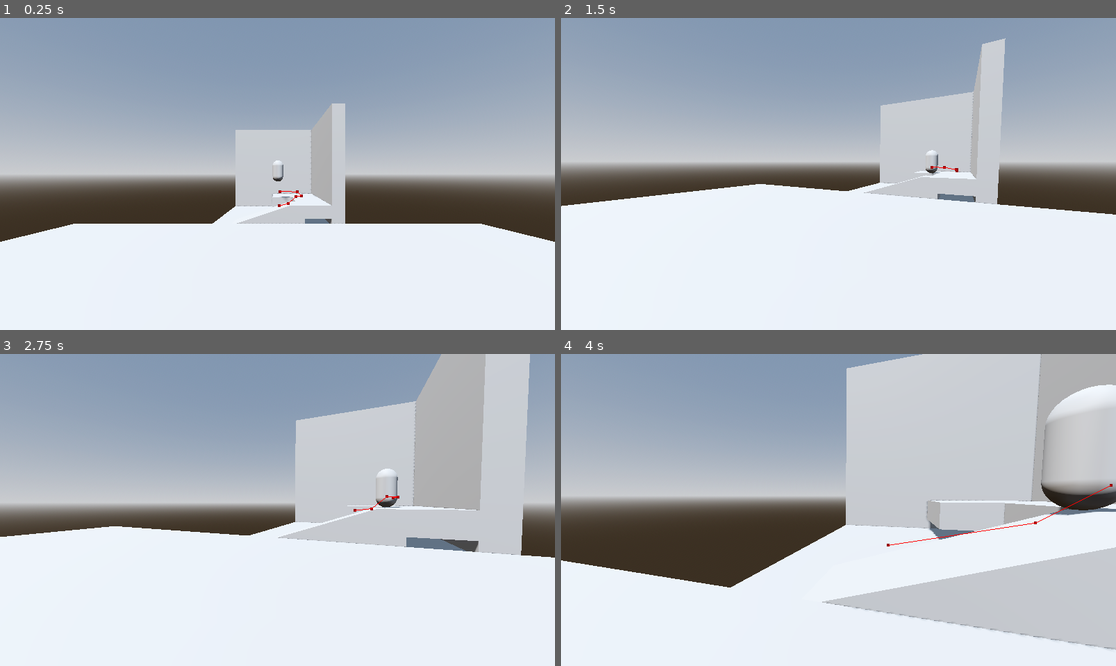
Above: before the commit, frames 1-4 (two rows, left to right).
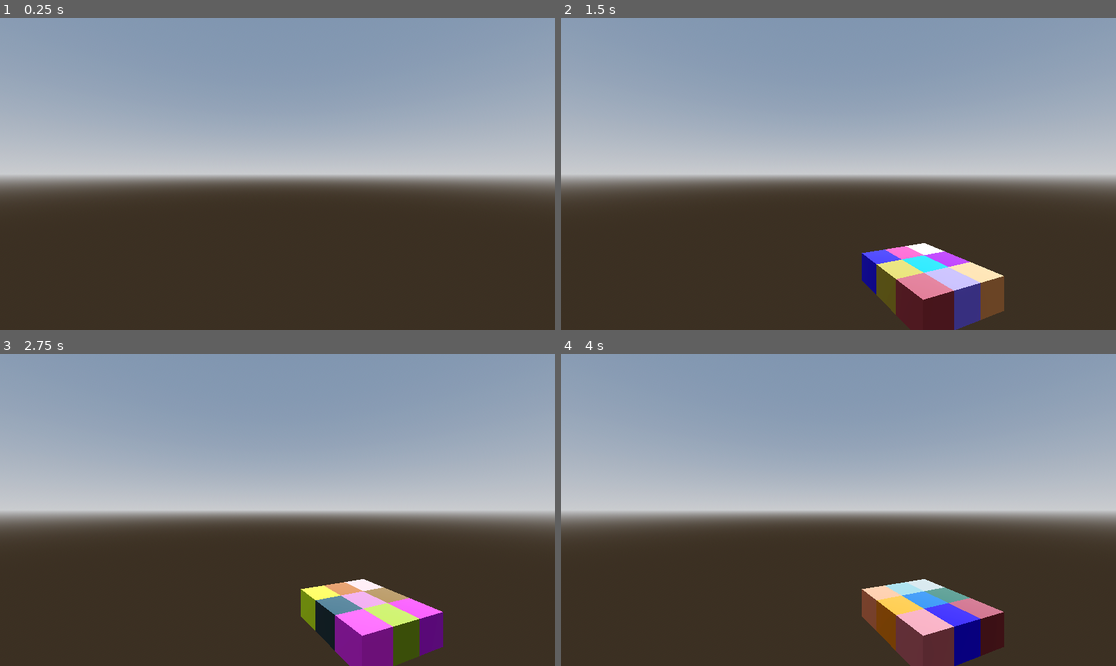
Above: after the commit, the same moments.

Repository: SolidSoups/MASQUERADE
Game: Godot game, scene res://LevelParts/World.tscn
Same seed, same stepped clock (60 frames per second), same inputs: the game is played once before the commit and once after it. Before the commit the project starts from res://PrototypeLevel.tscn.
Inputs (mouse positions are in pixels of both pictures, inside the frame that each line leads up to):
- Up to frame 1 (0.25 s): no input
- Up to frame 2 (1.5 s): tap Enter (ui_accept) at 0.5, 0.77 s; move the mouse to (960, 158) at 0.52 s; hold D (move_right) 0.53-1.28 s; tap F at 0.6, 1.35 s; click (960, 158) at 0.67 s; move the mouse to (810, 174) at 1.27 s; hold W (move_up) from 1.28 s (still down)
- Up to frame 3 (2.75 s): keep holding W (move_up); tap Enter (ui_accept) at 1.52 s; move the mouse to (288, 503) at 2.02 s; tap F at 2.1 s
- Up to frame 4 (4 s): keep holding W (move_up); move the mouse to (832, 516) at 2.77 s; tap F at 2.85, 3.6 s; click (832, 516) at 2.92 s; tap Enter (ui_accept) at 3.02, 3.77 s; move the mouse to (877, 513) at 3.52 s

The runs differ from the first frame. In frame 1, 38% of the frame differs, in the area x 0-100%, y 27-100%; in frame 2, 55%; in frame 3, 60%; in frame 4, 65%, in the area x 0-100%, y 0-100%.

Commit message:
test: random spawning

Diff:
--- /dev/null
+++ b/LevelParts/LevelPiece1.tscn
@@ -0,0 +1,54 @@
+[gd_scene format=3 uid="uid://b3xnj1v8ikgu3"]
+
+[ext_resource type="PackedScene" uid="uid://cm5awkkrg7qsm" path="res://Character/character_controller.tscn" id="1_pdwlo"]
+[ext_resource type="PackedScene" uid="uid://pr6agvxldvb3" path="res://navmeshTest.tscn" id="2_lg883"]
+[ext_resource type="PackedScene" uid="uid://bgkyhcr8vchyo" path="res://nav_enemy.tscn" id="3_vrejh"]
+
+[sub_resource type="ProceduralSkyMaterial" id="ProceduralSkyMaterial_ggxrk"]
+sky_horizon_color = Color(0.66224277, 0.6717428, 0.6867428, 1)
+ground_horizon_color = Color(0.66224277, 0.6717428, 0.6867428, 1)
+
+[sub_resource type="Sky" id="Sky_01j4u"]
+sky_material = SubResource("ProceduralSkyMaterial_ggxrk")
+
+[sub_resource type="Environment" id="Environment_shtnt"]
+background_mode = 2
+sky = SubResource("Sky_01j4u")
+tonemap_mode = 2
+glow_enabled = true
+
+[node name="Prototype" type="Node3D" unique_id=662123140]
+
+[node name="WorldEnvironment" type="WorldEnvironment" parent="." unique_id=2141312219]
+environment = SubResource("Environment_shtnt")
+
+[node name="DirectionalLight3D" type="DirectionalLight3D" parent="." unique_id=1029694226]
+transform = Transform3D(-0.8660254, -0.43301278, 0.25, 0, 0.49999997, 0.86602545, -0.50000006, 0.75, -0.43301266, 0, 0, 0)
+shadow_enabled = true
+
+[node name="CSGC_World" type="CSGCombiner3D" parent="." unique_id=848089701]
+use_collision = true
+
+[node name="CSGBox_Plane" type="CSGBox3D" parent="CSGC_World" unique_id=1375469381]
+transform = Transform3D(1, 0, 0, 0, 1, 0, 0, 0, 1, 0, -0.4272461, 0)
+size = Vector3(30, 0.146, 30)
+
+[node name="CSGCylinder3D" type="CSGCylinder3D" parent="CSGC_World" unique_id=934119176]
+transform = Transform3D(1, 0, 0, 0, 1, 0, 0, 0, 1, -6.325604, 0, 2.7732573)
+
+[node name="CharacterBody3D" parent="." unique_id=1868302625 instance=ExtResource("1_pdwlo")]
+transform = Transform3D(-1, 0, -8.742278e-08, 0, 1, 0, 8.742278e-08, 0, -1, 0, 2, 0)
+
+[node name="NavMeshTestLevel" parent="." unique_id=2133991034 instance=ExtResource("2_lg883")]
+transform = Transform3D(1, 0, 0, 0, 1, 0, 0, 0, 1, 0, -1, 20)
+
+[node name="NavEnemy" parent="." unique_id=744703773 instance=ExtResource("3_vrejh")]
+transform = Transform3D(1, 0, 0, 0, 1, 0, 0, 0, 1, 0, 4, 19)
+
+[node name="CharacterBody3D" parent="NavEnemy" index="0" unique_id=866103548 node_paths=PackedStringArray("player")]
+player = NodePath("../../CharacterBody3D")
+
+[node name="NavigationAgent3D" parent="NavEnemy/CharacterBody3D" index="0" unique_id=888567674]
+debug_enabled = true
+
+[editable path="NavEnemy"]
--- /dev/null
+++ b/LevelParts/World.tscn
@@ -0,0 +1,29 @@
+[gd_scene format=3 uid="uid://beo2j2s7gv4r6"]
+
+[ext_resource type="Script" uid="uid://cwbi1g1akaw8t" path="res://LevelParts/world.gd" id="1_nsrvc"]
+
+[sub_resource type="ProceduralSkyMaterial" id="ProceduralSkyMaterial_q7exi"]
+sky_horizon_color = Color(0.66224277, 0.6717428, 0.6867428, 1)
+ground_horizon_color = Color(0.66224277, 0.6717428, 0.6867428, 1)
+
+[sub_resource type="Sky" id="Sky_nsrvc"]
+sky_material = SubResource("ProceduralSkyMaterial_q7exi")
+
+[sub_resource type="Environment" id="Environment_q1fy0"]
+background_mode = 2
+sky = SubResource("Sky_nsrvc")
+tonemap_mode = 2
+glow_enabled = true
+
+[node name="World" type="Node3D" unique_id=114703339]
+script = ExtResource("1_nsrvc")
+
+[node name="DirectionalLight3D" type="DirectionalLight3D" parent="." unique_id=1216443559]
+transform = Transform3D(-0.8660254, -0.43301278, 0.25, 0, 0.49999997, 0.86602545, -0.50000006, 0.75, -0.43301266, 0, 0, 0)
+shadow_enabled = true
+
+[node name="WorldEnvironment" type="WorldEnvironment" parent="." unique_id=1843048140]
+environment = SubResource("Environment_q1fy0")
+
+[node name="Camera3D" type="Camera3D" parent="." unique_id=1388639573]
+transform = Transform3D(0.9294871, 0, -0.36885467, 0, 1, 0, 0.36885467, 0, 0.9294871, -4.081003, 4.430817, 6.1738997)
--- /dev/null
+++ b/LevelParts/room_template.gd
@@ -0,0 +1,14 @@
+extends CSGBox3D
+
+var rng = RandomNumberGenerator.new()
+
+# Called when the node enters the scene tree for the first time.
+func _ready() -> void:
+	# create new material
+	var new_material = StandardMaterial3D.new()
+	new_material.albedo_color = Color(rng.randf_range(0.0, 1.0), rng.randf_range(0.0, 1.0), rng.randf_range(0.0, 1.0))
+	new_material.metallic = 0.5
+	new_material.roughness = 0.1
+
+	# apply material
+	self.material = new_material
--- /dev/null
+++ b/LevelParts/room_template.tscn
@@ -0,0 +1,10 @@
+[gd_scene format=3 uid="uid://cnha8hdbfwkpq"]
+
+[ext_resource type="Script" uid="uid://q56kwvi3xrdc" path="res://LevelParts/room_template.gd" id="1_g140n"]
+
+[sub_resource type="StandardMaterial3D" id="StandardMaterial3D_024lg"]
+albedo_color = Color(1, 0.16862746, 1, 1)
+
+[node name="Room_Template" type="CSGBox3D" unique_id=1757463645]
+material = SubResource("StandardMaterial3D_024lg")
+script = ExtResource("1_g140n")
--- /dev/null
+++ b/LevelParts/world.gd
@@ -0,0 +1,28 @@
+extends Node3D
+
+var level_part = preload("res://LevelParts/room_template.tscn")
+var level_parts: Array[Node3D] = []
+
+func clear_parts() -> void:
+	# Queue all parts for removal
+	for part in level_parts:
+		part.queue_free()
+	level_parts.clear()
+
+func spawn_box(pos: Vector3)-> void:
+	var box = level_part.instantiate()
+	add_child(box)
+	box.global_position = pos
+	level_parts.append(box)
+
+func spawn_rubix() -> void:
+	const y = 1
+	for x in range(3):
+			for z in range(3):
+				spawn_box(Vector3(x, y, z))
+
+func _input(event: InputEvent) -> void:
+	if event is InputEventKey:
+		if event.pressed and event.keycode == KEY_F:
+			clear_parts()
+			spawn_rubix()
--- a/project.godot
+++ b/project.godot
@@ -11,7 +11,7 @@
 [application]
 
 config/name="Masquerade"
-run/main_scene="uid://b1pj5vin0ysra"
+run/main_scene="uid://beo2j2s7gv4r6"
 config/features=PackedStringArray("4.6", "Forward Plus")
 config/icon="res://icon.svg"
 
Not shown, added: LevelParts/room_template.gd.uid
Not shown, added: LevelParts/world.gd.uid
